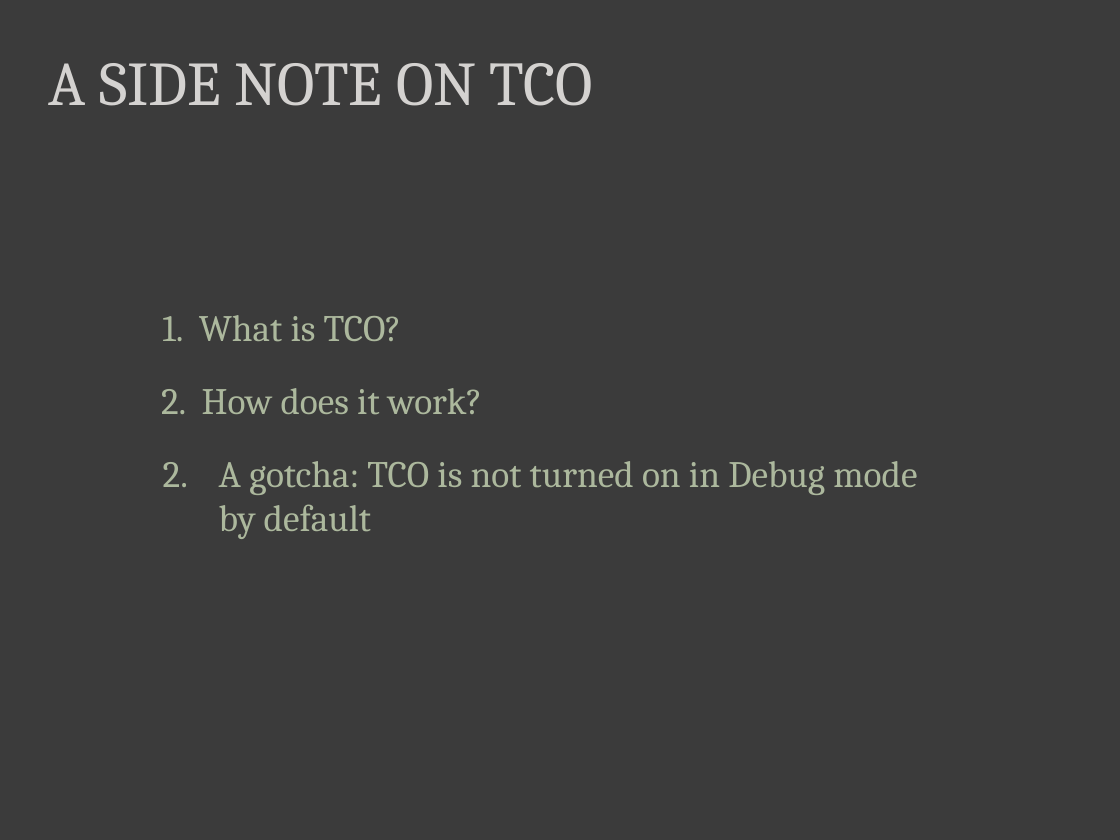
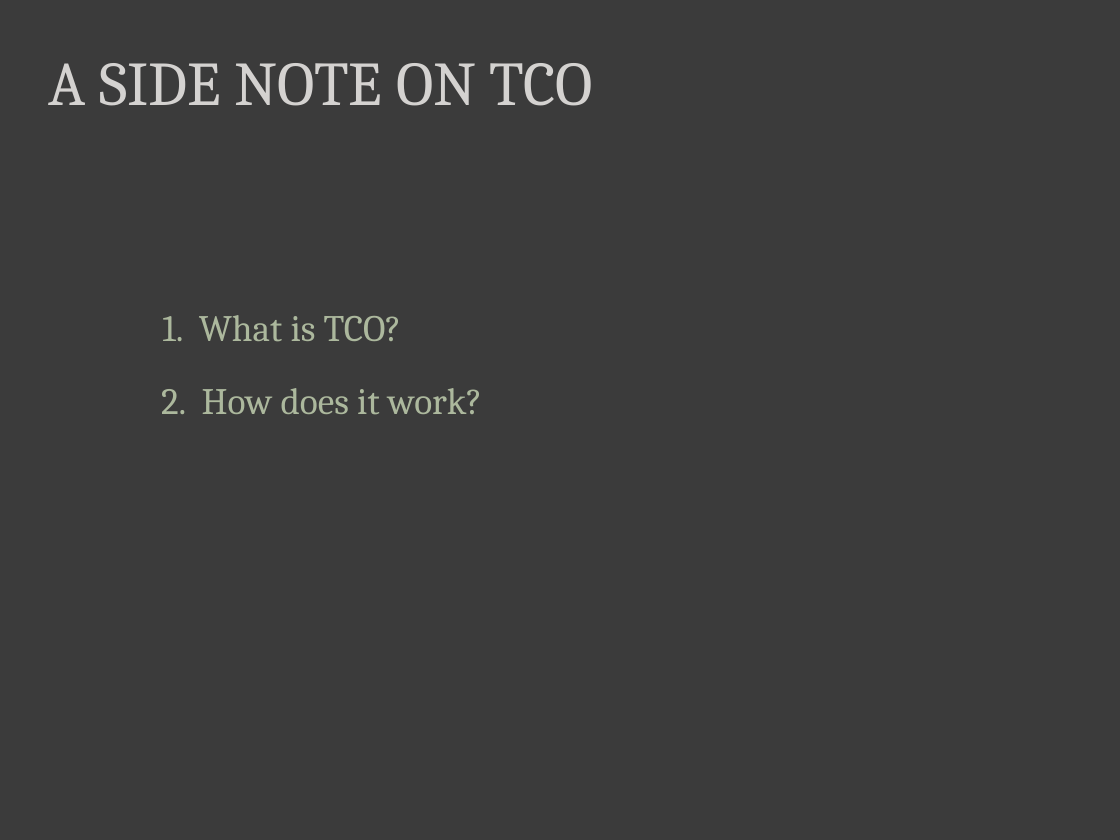
Before and after one commit to dmohl/FSharpPresentationExamples, a slide deck: slide 12 of 5 Best Practices for F# Development.pptx. Drawn at 1120x840 pixels with LibreOffice and Linux fonts; fonts in the diff are those of the drawing. Boxes give left, top, right and bottom in pixels: in the first picture for what was removed or moved away, otherwise in the second. Text is boxed around its words. In the diff, an @@ line names an element or a change of style, - is before the commit and + after.

```diff
--- a/5 Best Practices for F# Development.pptx
+++ b/5 Best Practices for F# Development.pptx
@@ text removed at <box>219,461,917,539</box> @@
-2. A gotcha: TCO is not turned on in Debug mode
-by default
```
Also in this commit, not shown: 4 other slides changed, 12 other files.
